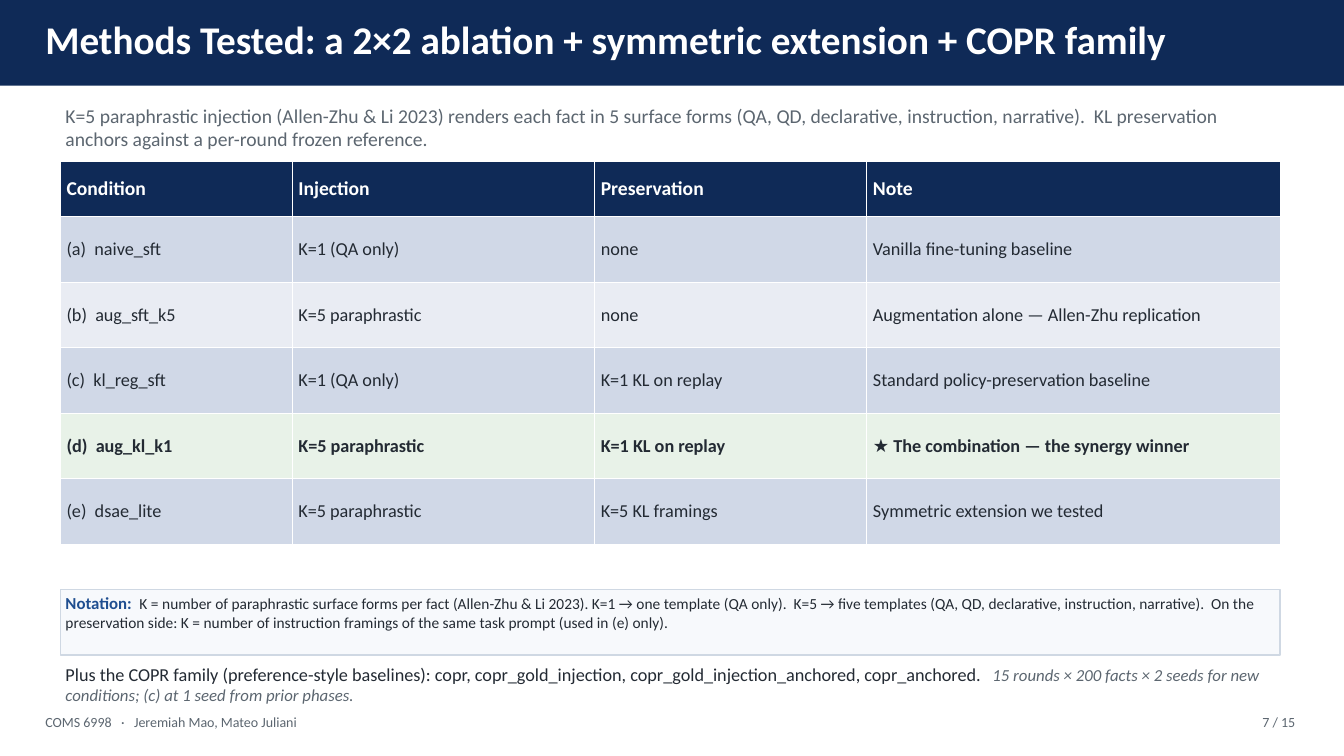
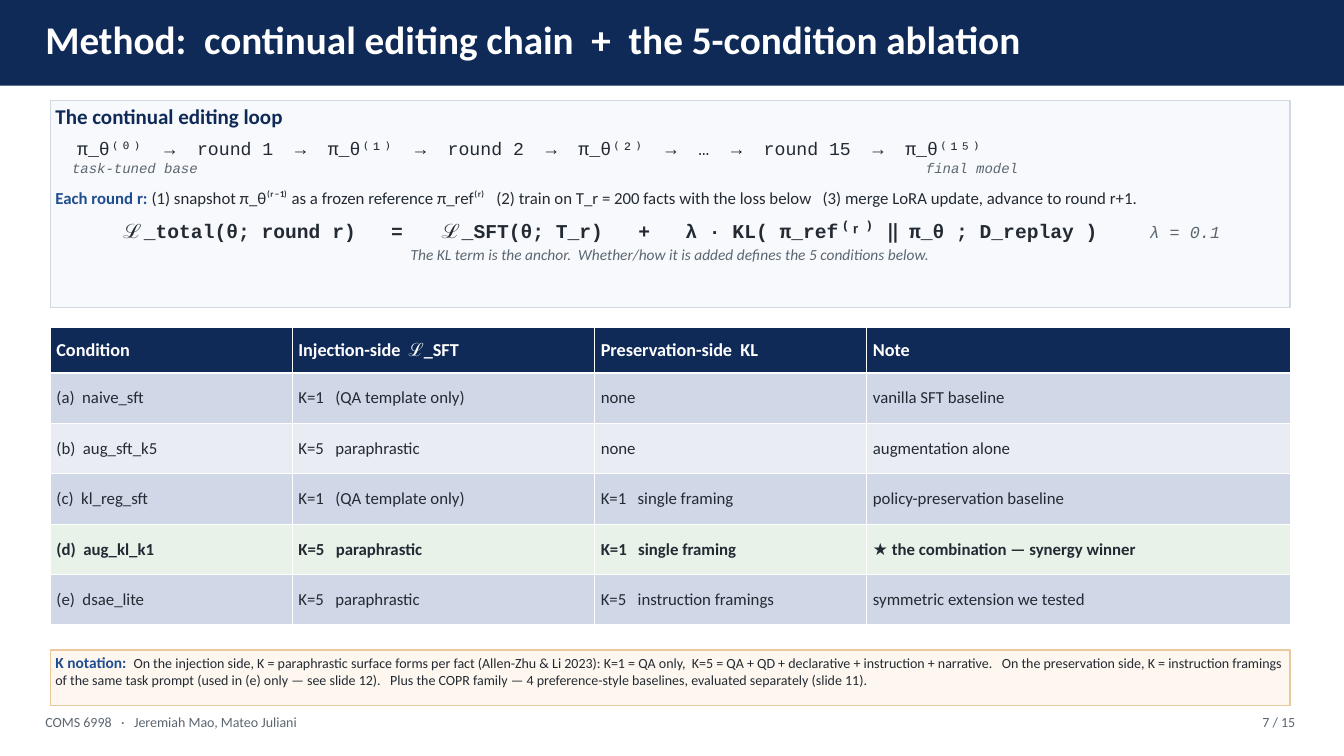
Before and after one commit to jeremiahmao/still-on-task-llm, a slide deck: slide 7 of paper_slides/synergy_deck.pptx. Drawn at 1344x756 pixels with LibreOffice and Linux fonts; fonts in the diff are those of the drawing. Boxes give left, top, right and bottom in pixels: in the first picture for what was removed or moved away, otherwise in the second. Text is boxed around its words. In the diff, an @@ line names an element or a change of style, - is before the commit and + after.

Commit message:
task: deck rewrite — restore Setup to facts-only; consolidate Method (chain + loss + 5 conditions) into one slide

```diff
--- a/paper_slides/synergy_deck.pptx
+++ b/paper_slides/synergy_deck.pptx
@@ text at [45, 26, 1020, 61]: text changed @@
-Methods Tested: a 2×2 ablation + symmetric extension + COPR family
+Method: continual editing chain + the 5-condition ablation
@@ rectangle added at [50, 101, 1291, 308], fill #F7F9FC, outline #CFD8E3 1 pt, 12 pt, text #232A33 @@
+The continual editing loop
+π_θ⁽⁰⁾ → round 1 → π_θ⁽¹⁾ → round 2 → π_θ⁽²⁾ → … → round 15 → π_θ⁽¹⁵⁾
+task-tuned base final model
+Each round r: (1) snapshot π_θ⁽ʳ⁻¹⁾ as a frozen reference π_ref⁽ʳ⁾ (2) train on T_r = 200 facts with the loss below (3) merge LoRA update, advance to round r+1.
+ℒ_total(θ; round r) = ℒ_SFT(θ; T_r) + λ · KL( π_ref⁽ʳ⁾ ‖ π_θ ; D_replay ) λ = 0.1
+The KL term is the anchor. Whether/how it is added defines the 5 conditions below.
@@ text removed at [65, 109, 1217, 150] @@
-K=5 paraphrastic injection (Allen-Zhu & Li 2023) renders each fact in 5 surface forms (QA, QD, declarative, instruction, narrative). KL preservation anchors against a per-round frozen reference.
@@ table at [50, 328, 1291, 625] @@
-row 1, column 2: Injection
+row 1, column 2: Injection-side ℒ_SFT
-row 1, column 3: Preservation
+row 1, column 3: Preservation-side KL
-row 2, column 2: K=1 (QA only)
+row 2, column 2: K=1 (QA template only)
-row 2, column 4: Vanilla fine-tuning baseline
+row 2, column 4: vanilla SFT baseline
-row 3, column 4: Augmentation alone — Allen-Zhu replication
+row 3, column 4: augmentation alone
-row 4: (c) kl_reg_sft | K=1 (QA only) | K=1 KL on replay | Standard policy-preservation baseline
+row 4: (c) kl_reg_sft | K=1 (QA template only) | K=1 single framing | policy-preservation baseline
-row 5, column 3: K=1 KL on replay
+row 5, column 3: K=1 single framing
-row 5, column 4: ★ The combination — the synergy winner
+row 5, column 4: ★ the combination — synergy winner
-row 6, column 3: K=5 KL framings
+row 6, column 3: K=5 instruction framings
-row 6, column 4: Symmetric extension we tested
+row 6, column 4: symmetric extension we tested
@@ size 14 to 13 pt in "Condition", "Note" @@
@@ size 13 to 12 pt in "(a) naive_sft", "none", "(b) aug_sft_k5", "K=5 paraphrastic" and 6 more places @@
@@ table: place and size @@
-table at [60, 161, 1280, 544]
+table at [50, 328, 1291, 625]
@@ rectangle "K notation: On the injection ...": place and size @@
-rectangle "K notation: On the injection ..." at [60, 590, 1280, 655]
+rectangle "K notation: On the injection ..." at [50, 650, 1291, 706]
@@ rectangle "K notation: On the injection ..." at [50, 650, 1291, 706]: fill #F7F9FC to #FDF7EF; outline #CFD8E3 1 pt to #E8C89C 1 pt @@
@@ text in rectangle at [55, 657, 1281, 688]: text changed; size 11 to 10 pt @@
-Notation: K = number of paraphrastic surface forms per fact (Allen-Zhu & Li 2023). K=1 → one template (QA only). K=5 → five templates (QA, QD, declarative, instruction, narrative). On the preservation side: K = number of instruction framings of the same task prompt (used in (e) only).
+K notation: On the injection side, K = paraphrastic surface forms per fact (Allen-Zhu & Li 2023): K=1 = QA only, K=5 = QA + QD + declarative + instruction + narrative. On the preservation side, K = instruction framings of the same task prompt (used in (e) only — see slide 12). Plus the COPR family — 4 preference-style baselines, evaluated separately (slide 11).
@@ text removed at [65, 668, 1260, 704] @@
-Plus the COPR family (preference-style baselines): copr, copr_gold_injection, copr_gold_injection_anchored, copr_anchored. 15 rounds × 200 facts × 2 seeds for new conditions; (c) at 1 seed from prior phases.
```
Also in this commit, not shown: 1 other slide changed, 1 other file.
